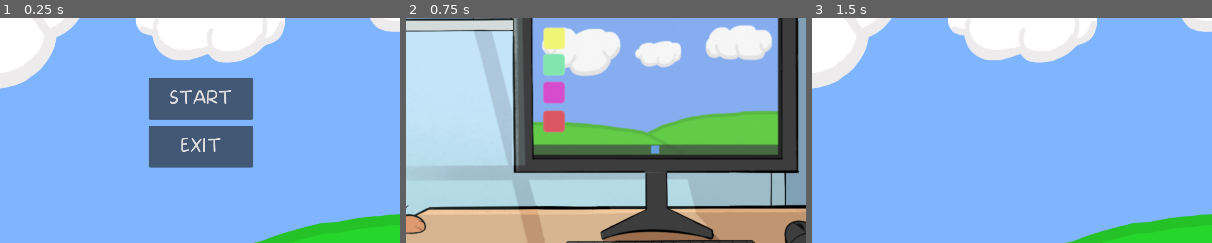
Above: before the commit, frames 1-3 (left to right).
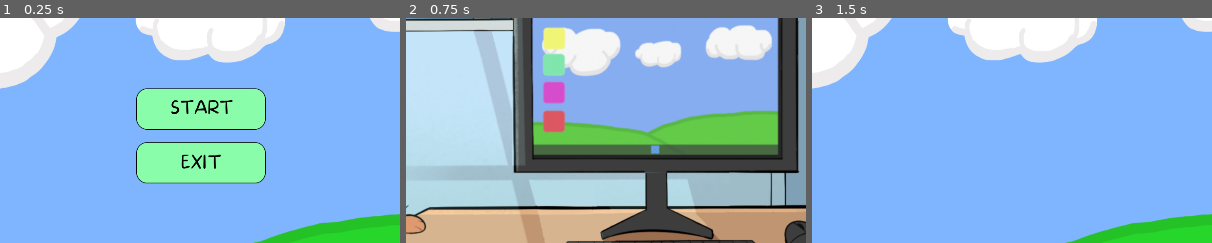
Above: after the commit, the same moments.

Repository: Gray-Alec58/gam-capstone
Game: Godot game, scene res://Scenes/start_screen.tscn
Two runs of this game, one before a commit and one after it. Both use one fixed random seed, a clock stepped at 60 frames per second and the inputs below.
Inputs (mouse positions are % of the whole screen's width and height, from its top left):
- Up to frame 1 (0.25 s): no input
- Up to frame 2 (0.75 s): click "START" at 0.5 s
- Up to frame 3 (1.5 s): tap Enter at 1.25 s; move the mouse to (56, 42) at 1.27 s; click (56, 42) at 1.42 s
The pictures show only the part of the screen within x 25-75%, y 27-77%; the shares and areas given below are measured in that part.

The runs differ from the first frame. In frame 1, 14% of the frame differs, in the area x 34-67%, y 26-74%; in frame 2, nothing differs; in frame 3, nothing differs.

Commit message:
changed start menu buttons

Diff:
--- a/Scenes/Building_Ui.tscn
+++ b/Scenes/Building_Ui.tscn
@@ -13,7 +13,6 @@
 [ext_resource type="Texture2D" uid="uid://cmad28aext0y1" path="res://Art/UI_Exports/Map/BackArrowNorm.png" id="11_14tuw"]
 [ext_resource type="Texture2D" uid="uid://e158mk1dsqjb" path="res://Art/UI_Exports/Map/BackArrowClick.png" id="12_nvbxt"]
 [ext_resource type="Texture2D" uid="uid://qjlwaujtrhww" path="res://Art/UI_Exports/Map/BackArrowHover.png" id="13_rffyn"]
-
 
 [node name="BuildingUi" type="Control" unique_id=805416022]
 layout_mode = 3
--- a/Scenes/Scripts/start_screen.gd
+++ b/Scenes/Scripts/start_screen.gd
@@ -1,8 +1,10 @@
 extends Node2D
 
+
 #takes player to main lobby or start of game
-func _on_start_button_pressed() -> void:
+func _on_texture_button_pressed() -> void:
 	get_tree().change_scene_to_file("res://Scenes/office_scene.tscn")
+
 #closes out of game application
-func _on_exit_button_pressed() -> void:
+func _on_exit_text_b_pressed() -> void:
 	get_tree().quit()
--- a/Scenes/start_screen.tscn
+++ b/Scenes/start_screen.tscn
@@ -3,6 +3,12 @@
 [ext_resource type="Script" uid="uid://dri4vdx3357en" path="res://Scenes/Scripts/start_screen.gd" id="1_60ddj"]
 [ext_resource type="Texture2D" uid="uid://ce3tuamjogcnh" path="res://Art/UI_Exports/Computer_Background.png" id="2_5e717"]
 [ext_resource type="FontFile" uid="uid://cg0sgnllbk1h7" path="res://Art/Fonts/more-sugar.thin.ttf" id="3_mtlf8"]
+[ext_resource type="Texture2D" uid="uid://b2i0l8bva05gv" path="res://Art/UI_Exports/StartMenu/StartButtonNorm.png" id="3_nqnrp"]
+[ext_resource type="Texture2D" uid="uid://cetfsi60k1y6f" path="res://Art/UI_Exports/StartMenu/StartButtonClick.png" id="4_5a7ho"]
+[ext_resource type="Texture2D" uid="uid://cw24jrbil53ck" path="res://Art/UI_Exports/StartMenu/StartButtonHover.png" id="5_ssogg"]
+[ext_resource type="Texture2D" uid="uid://cl7her220nsjq" path="res://Art/UI_Exports/StartMenu/ExitButtonNorm.png" id="7_akot6"]
+[ext_resource type="Texture2D" uid="uid://dc6p00sj4tsmq" path="res://Art/UI_Exports/StartMenu/ExitButtonClick.png" id="7_ssogg"]
+[ext_resource type="Texture2D" uid="uid://4iwnttlhpxki" path="res://Art/UI_Exports/StartMenu/ExitButtonHover.png" id="8_akot6"]
 
 [node name="StartScreen" type="Node2D" unique_id=330657146]
 script = ExtResource("1_60ddj")
@@ -32,25 +38,55 @@
 layout_mode = 2
 size_flags_horizontal = 4
 size_flags_vertical = 4
-theme_override_constants/separation = 15
+theme_override_constants/separation = 30
 
-[node name="StartButton" type="Button" parent="Background/MenuContainer/VBoxContainer" unique_id=1459144259]
-custom_minimum_size = Vector2(250, 100)
+[node name="StartTextB" type="TextureButton" parent="Background/MenuContainer/VBoxContainer" unique_id=1610058862]
 layout_mode = 2
-size_flags_horizontal = 4
-size_flags_vertical = 4
+texture_normal = ExtResource("3_nqnrp")
+texture_pressed = ExtResource("4_5a7ho")
+texture_hover = ExtResource("5_ssogg")
+
+[node name="Label" type="Label" parent="Background/MenuContainer/VBoxContainer/StartTextB" unique_id=892780039]
+layout_mode = 1
+anchors_preset = 8
+anchor_left = 0.5
+anchor_top = 0.5
+anchor_right = 0.5
+anchor_bottom = 0.5
+offset_left = -73.0
+offset_top = 4.0
+offset_right = 78.0
+offset_bottom = 57.0
+grow_horizontal = 2
+grow_vertical = 2
+theme_override_colors/font_color = Color(0, 0, 0, 1)
 theme_override_fonts/font = ExtResource("3_mtlf8")
 theme_override_font_sizes/font_size = 42
 text = "START"
 
-[node name="ExitButton" type="Button" parent="Background/MenuContainer/VBoxContainer" unique_id=182485893]
-custom_minimum_size = Vector2(250, 100)
+[node name="ExitTextB" type="TextureButton" parent="Background/MenuContainer/VBoxContainer" unique_id=566415863]
 layout_mode = 2
-size_flags_horizontal = 4
-size_flags_vertical = 4
+texture_normal = ExtResource("7_akot6")
+texture_pressed = ExtResource("7_ssogg")
+texture_hover = ExtResource("8_akot6")
+
+[node name="Label" type="Label" parent="Background/MenuContainer/VBoxContainer/ExitTextB" unique_id=774223855]
+layout_mode = 1
+anchors_preset = 8
+anchor_left = 0.5
+anchor_top = 0.5
+anchor_right = 0.5
+anchor_bottom = 0.5
+offset_left = -48.5
+offset_top = -26.5
+offset_right = 48.5
+offset_bottom = 26.5
+grow_horizontal = 2
+grow_vertical = 2
+theme_override_colors/font_color = Color(0, 0, 0, 1)
 theme_override_fonts/font = ExtResource("3_mtlf8")
 theme_override_font_sizes/font_size = 42
 text = "EXIT"
 
-[connection signal="pressed" from="Background/MenuContainer/VBoxContainer/StartButton" to="." method="_on_start_button_pressed"]
-[connection signal="pressed" from="Background/MenuContainer/VBoxContainer/ExitButton" to="." method="_on_exit_button_pressed"]
+[connection signal="pressed" from="Background/MenuContainer/VBoxContainer/StartTextB" to="." method="_on_texture_button_pressed"]
+[connection signal="pressed" from="Background/MenuContainer/VBoxContainer/ExitTextB" to="." method="_on_exit_text_b_pressed"]
Binary file added: Art/UI_Exports/StartMenu/ExitButtonClick.png
Not shown, added: Art/UI_Exports/StartMenu/ExitButtonClick.png.import
Binary file added: Art/UI_Exports/StartMenu/ExitButtonHover.png
Not shown, added: Art/UI_Exports/StartMenu/ExitButtonHover.png.import
Binary file added: Art/UI_Exports/StartMenu/ExitButtonNorm.png
Not shown, added: Art/UI_Exports/StartMenu/ExitButtonNorm.png.import
Binary file added: Art/UI_Exports/StartMenu/StartButtonClick.png
Not shown, added: Art/UI_Exports/StartMenu/StartButtonClick.png.import
Binary file added: Art/UI_Exports/StartMenu/StartButtonHover.png
Not shown, added: Art/UI_Exports/StartMenu/StartButtonHover.png.import
Binary file added: Art/UI_Exports/StartMenu/StartButtonNorm.png
Not shown, added: Art/UI_Exports/StartMenu/StartButtonNorm.png.import
(and 1 more such lines)
